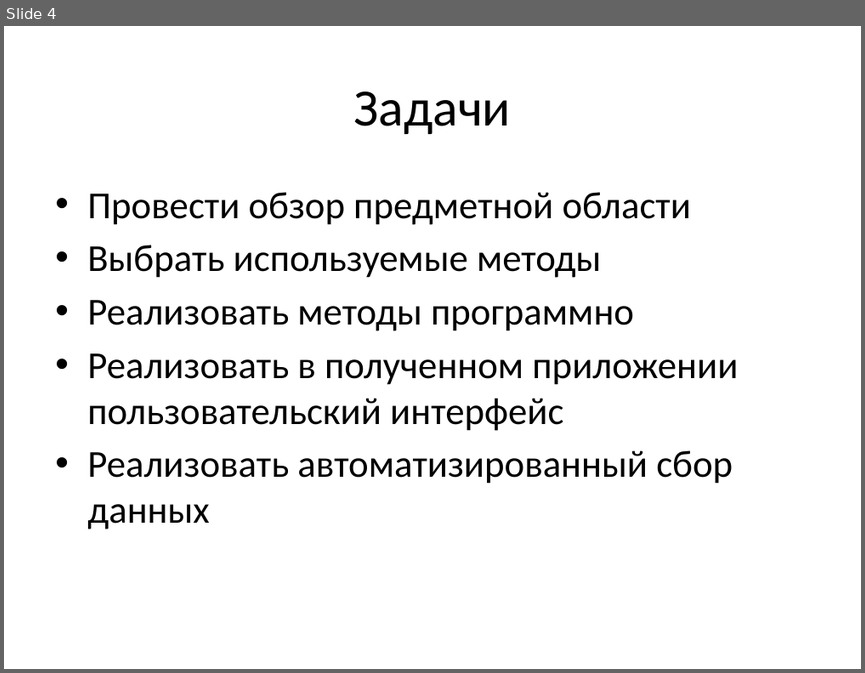
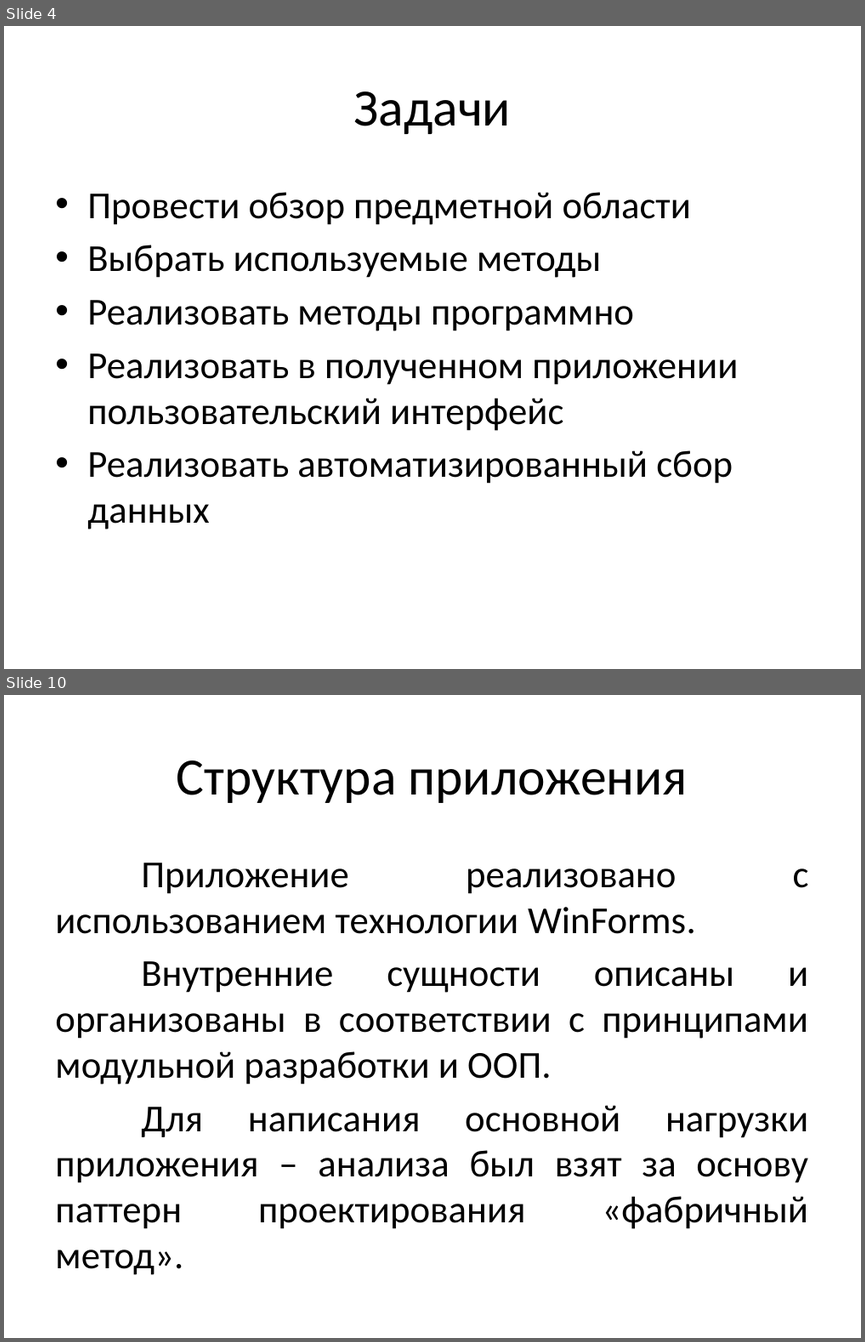
Before and after one commit to Leoprolder/diploma, a slide deck: Презентация.pptx. Shown one above the other, each under a label of ours: slide 4 before the commit, slides 4 and 10 after it; the slides between them are not shown. The pictures are 865x673 and 865x1342 pixels, drawn with LibreOffice and Linux fonts; fonts in the diff are those of the drawing. Boxes give left, top, right and bottom in pixels: in the first picture for what was removed or moved away, otherwise in the second. Text is boxed around its words. In the diff, an @@ line names an element or a change of style, - is before the commit and + after.

```diff
--- a/Презентация.pptx
+++ b/Презентация.pptx
@@ slide 10 added at bbox=[4, 695, 861, 1338], background #FFFFFF @@
@@ title added at bbox=[177, 760, 687, 803], 44 pt, text #000000 @@
+Структура приложения
@@ text added at bbox=[55, 862, 809, 1275], 32 pt, text #000000 @@
+Приложение реализовано с использованием технологии WinForms.
+Внутренние сущности описаны и организованы в соответствии с принципами модульной разработки и ООП.
+Для написания основной нагрузки приложения – анализа был взят за основу паттерн проектирования «фабричный метод».
```
Also in this commit, not shown: 11 other slides added, 1 slide removed, 1 other file.
